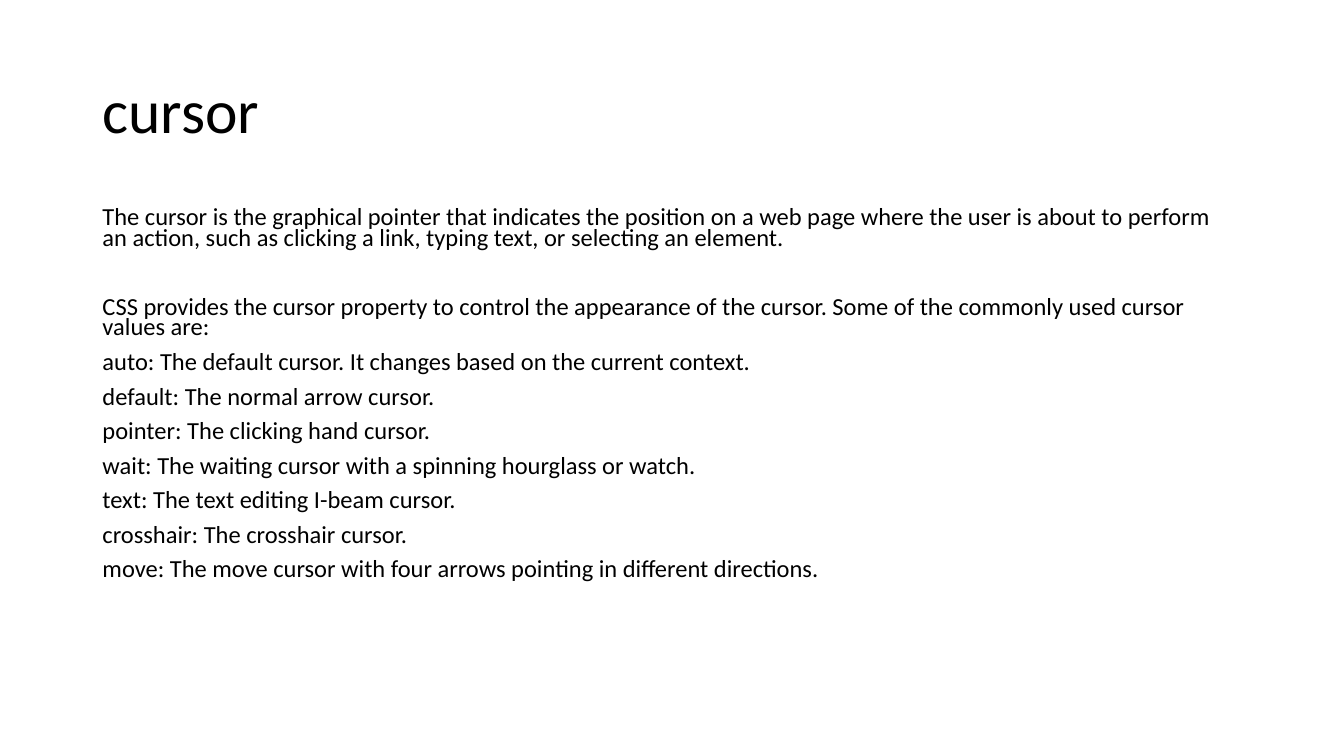
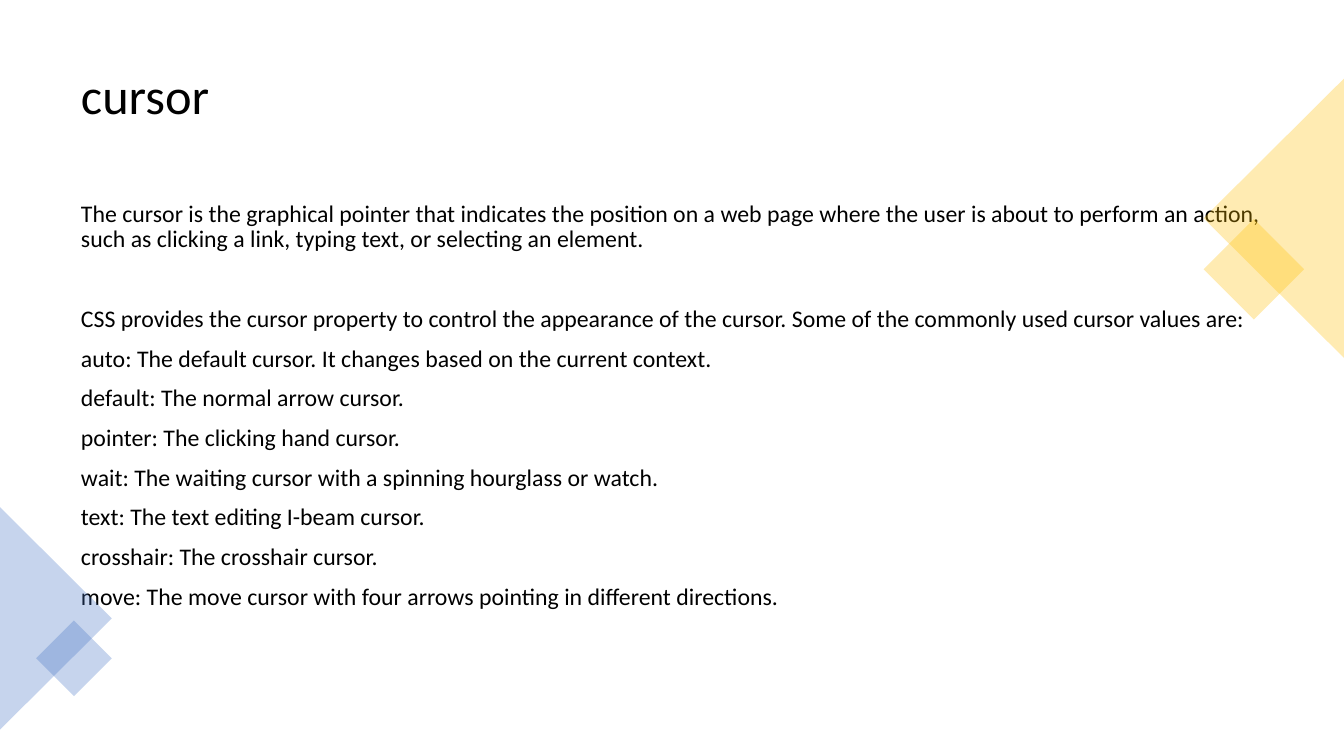
Before and after one commit to 1shaked/full-stack, a slide deck: slide 26 of 6ass/main6.pptx (slide 24 before the commit). Drawn at 1344x756 pixels with LibreOffice and Linux fonts; fonts in the diff are those of the drawing. Boxes give left, top, right and bottom in pixels: in the first picture for what was removed or moved away, otherwise in the second. Text is boxed around its words. In the diff, an @@ line names an element or a change of style, - is before the commit and + after.

```diff
--- a/6ass/main6.pptx
+++ b/6ass/main6.pptx
@@ title "cursor" moved from (x1=102, y1=103, x2=259, y2=134) to (x1=81, y1=89, x2=209, y2=115) @@
@@ title "cursor" at (x1=81, y1=89, x2=209, y2=115): size 44 to 36 pt @@
@@ triangle added at (x1=1204, y1=79, x2=1344, y2=358), fill #FFC000 at 30% opacity @@
@@ text "The cursor is the graphical ..." moved from (x1=102, y1=208, x2=1210, y2=582) to (x1=81, y1=201, x2=1259, y2=612) @@
@@ text "The cursor is the graphical ..." at (x1=81, y1=201, x2=1259, y2=612): size 17.5 to 17 pt; line spacing 0.7 to 0.9 @@
@@ rectangle added at (x1=1204, y1=219, x2=1305, y2=320), fill #FFC000 at 30% opacity @@
@@ triangle added at (x1=0, y1=507, x2=112, y2=730), fill #4472C4 at 30% opacity @@
@@ rectangle added at (x1=36, y1=620, x2=112, y2=696), fill #4472C4 at 30% opacity @@
```
Also in this commit, not shown: 10 other slides changed, 18 slides added, 3 slides removed, 28 other files.
